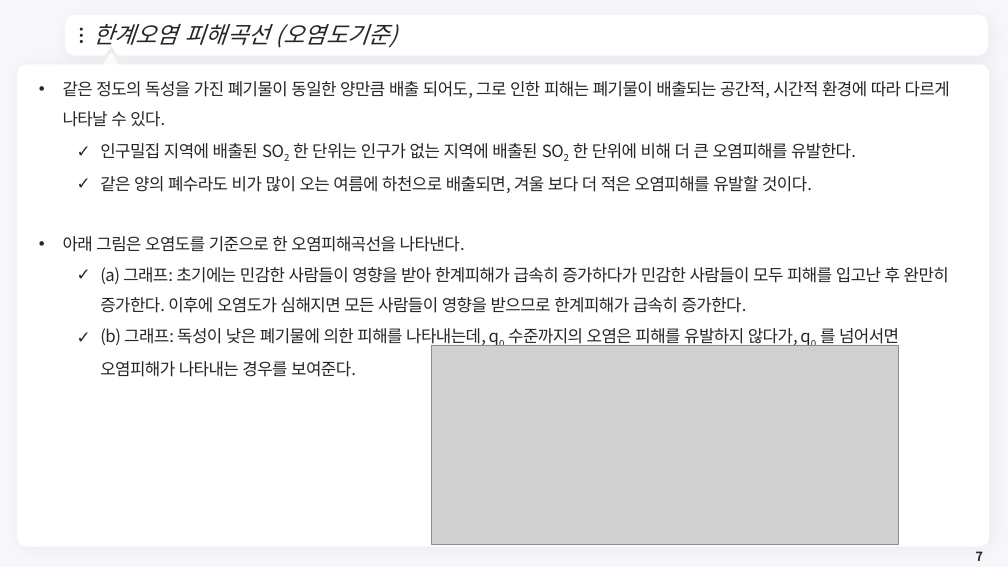
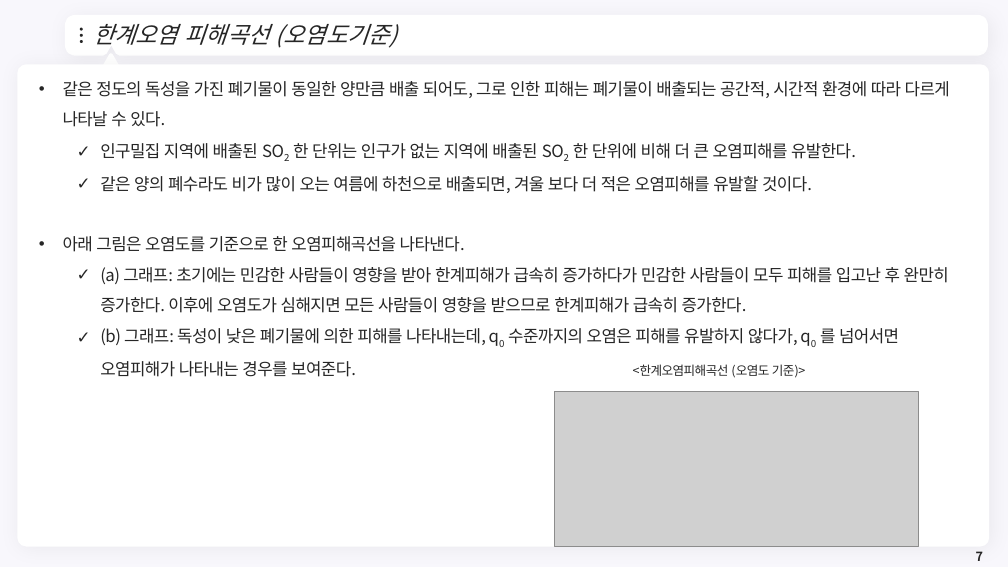
Before and after one commit to meandthey/Teaching, a slide deck: slide 7 of 환경경제학/2026-1/환경경제학_Chapter_05.pptx. Drawn at 1008x567 pixels with LibreOffice and Linux fonts; fonts in the diff are those of the drawing; grey boxes stand for pictures; background and template pictures are left out. Boxes give left, top, right and bottom in pixels: in the first picture for what was removed or moved away, otherwise in the second. Text is boxed around its words. In the diff, an @@ line names an element or a change of style, - is before the commit and + after.

```diff
--- a/환경경제학/2026-1/환경경제학_Chapter_05.pptx
+++ b/환경경제학/2026-1/환경경제학_Chapter_05.pptx
@@ text added at [633, 364, 805, 378], 12 pt, text #262626 @@
+<한계오염피해곡선 (오염도 기준)>
@@ picture: place and size @@
-picture at [432, 345, 899, 544]
+picture at [555, 391, 919, 547]
```
Also in this commit, not shown: 8 other slides changed, 9 other files.
